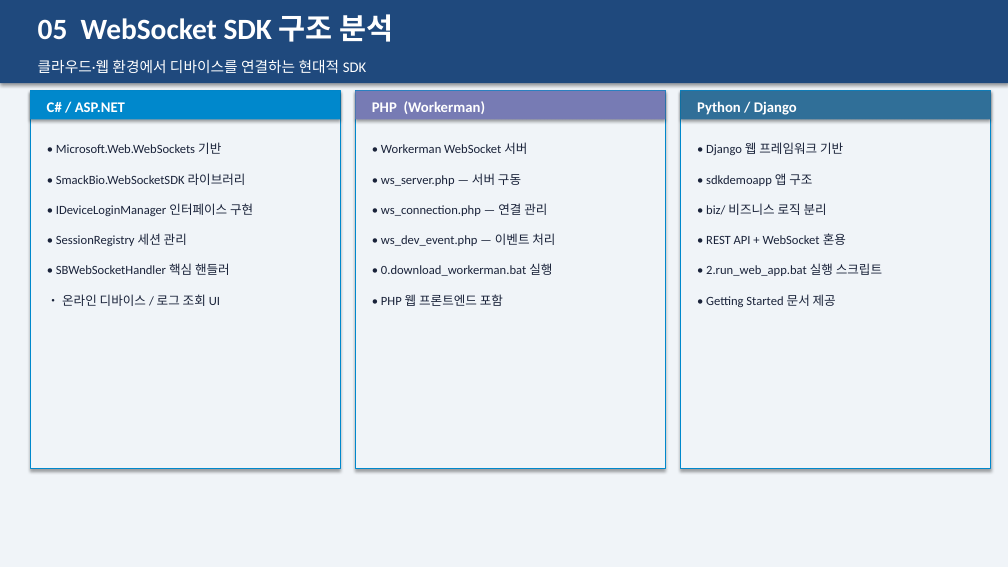
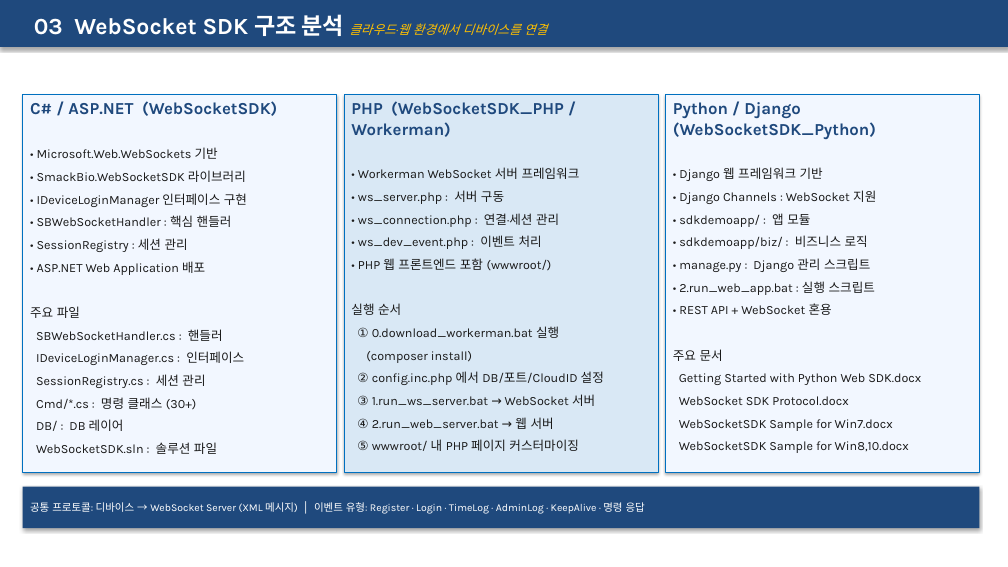
Before and after one commit to Chunghyon/SmartLM, a slide deck: slide 5 of SmartLM_SDK_분석보고서_CC.pptx (slide 6 before the commit). Drawn at 1008x567 pixels with LibreOffice and Linux fonts; fonts in the diff are those of the drawing. Boxes give left, top, right and bottom in pixels: in the first picture for what was removed or moved away, otherwise in the second. Text is boxed around its words. In the diff, an @@ line names an element or a change of style, - is before the commit and + after.

```diff
--- a/SmartLM_SDK_분석보고서_CC.pptx
+++ b/SmartLM_SDK_분석보고서_CC.pptx
@@ background #F0F4F8 to #FFFFFF @@
@@ rectangle: place and size @@
-rectangle at [0, 0, 1008, 83]
+rectangle at [0, 0, 1008, 47]
@@ text at [34, 14, 547, 36]: text changed; size 14 to 22 pt; font Calibri to Karla; bold on @@
-클라우드·웹 환경에서 디바이스를 연결하는 현대적 SDK
+03 WebSocket SDK 구조 분석 클라우드·웹 환경에서 디바이스를 연결
@@ text removed at [38, 14, 393, 42] @@
-05 WebSocket SDK 구조 분석
@@ rectangle "C# / ASP.NET (WebSocketSDK)": place and size @@
-rectangle "C# / ASP.NET (WebSocketSDK)" at [30, 91, 340, 469]
+rectangle "C# / ASP.NET (WebSocketSDK)" at [23, 95, 337, 473]
@@ rectangle "C# / ASP.NET (WebSocketSDK)" at [23, 95, 337, 473]: fill #F0F4F8 to #F2F7FF; outline #0088CC 0.5 pt to #0070C0 0.5 pt @@
@@ text in rectangle at [30, 101, 277, 454]: text added @@
+C# / ASP.NET (WebSocketSDK)
+• Microsoft.Web.WebSockets 기반
+• SmackBio.WebSocketSDK 라이브러리
+• IDeviceLoginManager 인터페이스 구현
+• SBWebSocketHandler : 핵심 핸들러
+• SessionRegistry : 세션 관리
+• ASP.NET Web Application 배포
+주요 파일
+SBWebSocketHandler.cs : 핸들러
+IDeviceLoginManager.cs : 인터페이스
+SessionRegistry.cs : 세션 관리
+Cmd/*.cs : 명령 클래스 (30+)
+DB/ : DB 레이어
+WebSocketSDK.sln : 솔루션 파일
@@ rectangle removed at [30, 91, 340, 119] @@
@@ text removed at [47, 102, 125, 112] @@
-C# / ASP.NET
@@ rectangle "PHP (WebSocketSDK_PHP / Workerman)": place and size @@
-rectangle "PHP (WebSocketSDK_PHP / Workerman)" at [355, 91, 665, 469]
+rectangle "PHP (WebSocketSDK_PHP / Workerman)" at [344, 95, 658, 473]
@@ rectangle "PHP (WebSocketSDK_PHP / Workerman)" at [344, 95, 658, 473]: fill #F0F4F8 to #D9E8F5; outline #0088CC 0.5 pt to #0070C0 0.5 pt @@
@@ text in rectangle at [351, 101, 604, 451]: text added @@
+PHP (WebSocketSDK_PHP / Workerman)
+• Workerman WebSocket 서버 프레임워크
+• ws_server.php : 서버 구동
+• ws_connection.php : 연결·세션 관리
+• ws_dev_event.php : 이벤트 처리
+• PHP 웹 프론트엔드 포함 (wwwroot/)
+실행 순서
+① 0.download_workerman.bat 실행
+(composer install)
+② config.inc.php 에서 DB/포트/CloudID 설정
+③ 1.run_ws_server.bat → WebSocket 서버
+④ 2.run_web_server.bat → 웹 서버
+⑤ wwwroot/ 내 PHP 페이지 커스터마이징
@@ rectangle removed at [355, 91, 665, 119] @@
@@ text removed at [372, 101, 486, 114] @@
-PHP (Workerman)
@@ rectangle "Python / Django (WebSocketSDK_Python)" at [665, 95, 979, 473]: fill #F0F4F8 to #F2F7FF; outline #0088CC 0.5 pt to #0070C0 0.5 pt @@
@@ rectangle "Python / Django (WebSocketSDK_Python)": place and size @@
-rectangle "Python / Django (WebSocketSDK_Python)" at [681, 91, 991, 469]
+rectangle "Python / Django (WebSocketSDK_Python)" at [665, 95, 979, 473]
@@ text in rectangle at [673, 102, 921, 453]: text added @@
+Python / Django (WebSocketSDK_Python)
+• Django 웹 프레임워크 기반
+• Django Channels : WebSocket 지원
+• sdkdemoapp/ : 앱 모듈
+• sdkdemoapp/biz/ : 비즈니스 로직
+• manage.py : Django 관리 스크립트
+• 2.run_web_app.bat : 실행 스크립트
+• REST API + WebSocket 혼용
+주요 문서
+Getting Started with Python Web SDK.docx
+WebSocket SDK Protocol.docx
+WebSocketSDK Sample for Win7.docx
+WebSocketSDK Sample for Win8,10.docx
@@ rectangle removed at [681, 91, 991, 119] @@
@@ text removed at [697, 101, 797, 115] @@
-Python / Django
@@ text removed at [56, 142, 253, 306] @@
-• Microsoft.Web.WebSockets 기반
-• SmackBio.WebSocketSDK 라이브러리
-• IDeviceLoginManager 인터페이스 구현
-• SessionRegistry 세션 관리
-• SBWebSocketHandler 핵심 핸들러
-• 온라인 디바이스 / 로그 조회 UI
@@ text removed at [381, 142, 555, 306] @@
-• Workerman WebSocket 서버
-• ws_server.php — 서버 구동
-• ws_connection.php — 연결 관리
-• ws_dev_event.php — 이벤트 처리
-• 0.download_workerman.bat 실행
-• PHP 웹 프론트엔드 포함
@@ text removed at [706, 142, 882, 307] @@
-• Django 웹 프레임워크 기반
-• sdkdemoapp 앱 구조
-• biz/ 비즈니스 로직 분리
-• REST API + WebSocket 혼용
-• 2.run_web_app.bat 실행 스크립트
-• Getting Started 문서 제공
@@ rectangle added at [23, 487, 979, 529], fill #1F497D, 10 pt, text #FFFFFF @@
+공통 프로토콜: 디바이스 → WebSocket Server (XML 메시지) │ 이벤트 유형: Register · Login · TimeLog · AdminLog · KeepAlive · 명령 응답
```
Also in this commit, not shown: 8 other slides changed, 5 slides added, 7 slides removed, 17 other files.
